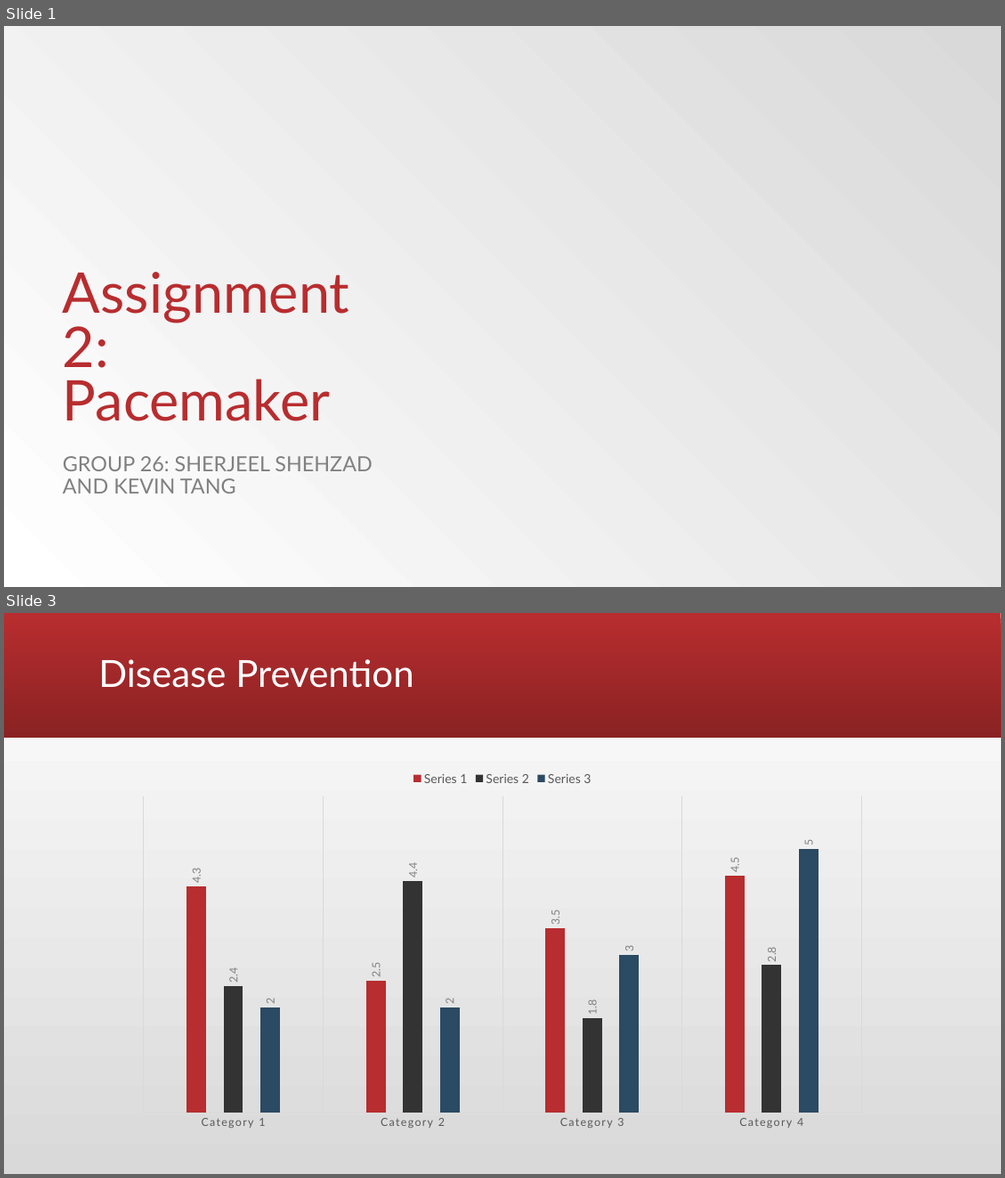
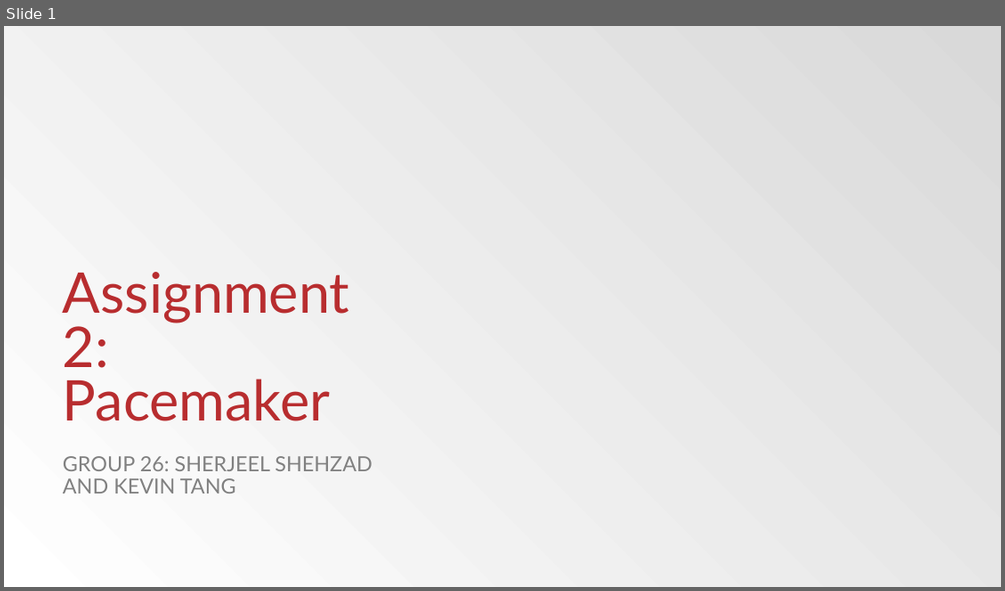
Before and after one commit to sherjeelshehzad/pacemaker, a slide deck: Assignment 2.pptx. Shown one above the other, each under a label of ours: slides 1 and 3 before the commit, slide 1 after it; the slides between them are not shown. The pictures are 1005x1178 and 1005x591 pixels, drawn with LibreOffice and Linux fonts; fonts in the diff are those of the drawing; background and template pictures are left out. Boxes give left, top, right and bottom in pixels: in the first picture for what was removed or moved away, otherwise in the second. Text is boxed around its words. In the diff, an @@ line names an element or a change of style, - is before the commit and + after.

```diff
--- a/Assignment 2.pptx
+++ b/Assignment 2.pptx
@@ slide 3 removed at <box>4,613,1001,1174</box>, background gradient #D9D9D9 to #FFFFFF @@
@@ rectangle removed at <box>4,613,1001,738</box> @@
@@ title removed at <box>98,659,413,688</box> @@
-Disease Prevention
@@ column chart removed at <box>129,763,877,1136</box> @@
-categories: Category 1, Category 2, Category 3, Category 4
-Series 1: 4.3, 2.5, 3.5, 4.5
-Series 2: 2.4, 4.4, 1.8, 2.8
-Series 3: 2, 2, 3, 5
```
Also in this commit, not shown: 1 slide changed, 7 slides added, 8 other slides removed.
